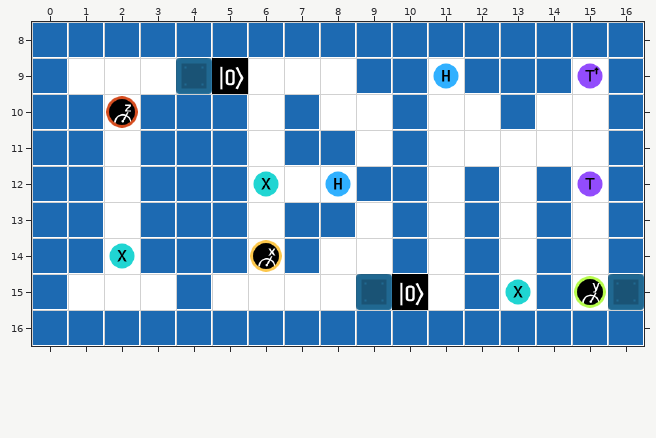
Tiled map (JSON) -- public/assets/maps/map.json. Above is the file before it was changed.
Cells are 64x64 px. Shown: x 0..16, y 8..16.
Now the later version:
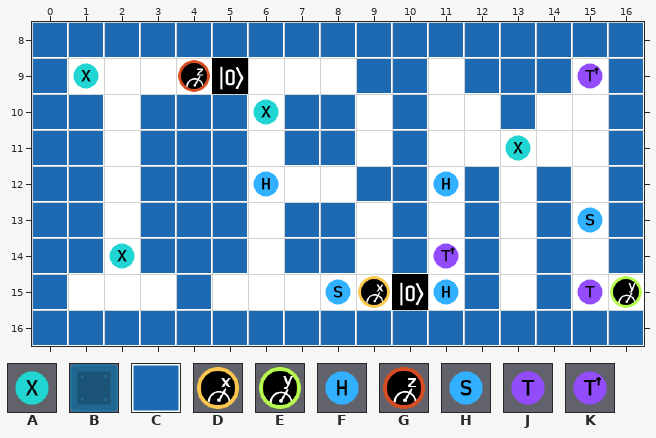
Key: from "tileset": A 11, B 16, C 18, D 25, E 38, F 50, G 51, H 63, J 64, K 77.
_ is an empty cell.
Diff:
Layer "walls":
Tile C is added in row 10 at x 8; in row 14 at x 8.
The author cleared tile B in row 9 at x 4; in row 15 at x 9 and 16.
Layer "gates":
Tile A is added in row 9 at x 1; in row 10 at x 6; in row 11 at x 13.
Tile F replaces tile A in row 12 at x 6.
Tile F is added in row 12 at x 11; in row 15 at x 11.
Tile H is added in row 13 at x 15; in row 15 at x 8.
Tile J is added in row 15 at x 15.
Tile K is added in row 14 at x 11.
The author cleared tile A in row 15 at x 13.
The author cleared tile F in row 9 at x 11; in row 12 at x 8.
The author cleared tile J in row 12 at x 15.
Layer "reads":
Tile D is added in row 15 at x 9.
Tile E is added in row 15 at x 16.
Tile G is added in row 9 at x 4.
The author cleared tile D in row 14 at x 6.
The author cleared tile E in row 15 at x 15.
The author cleared tile G in row 10 at x 2.
